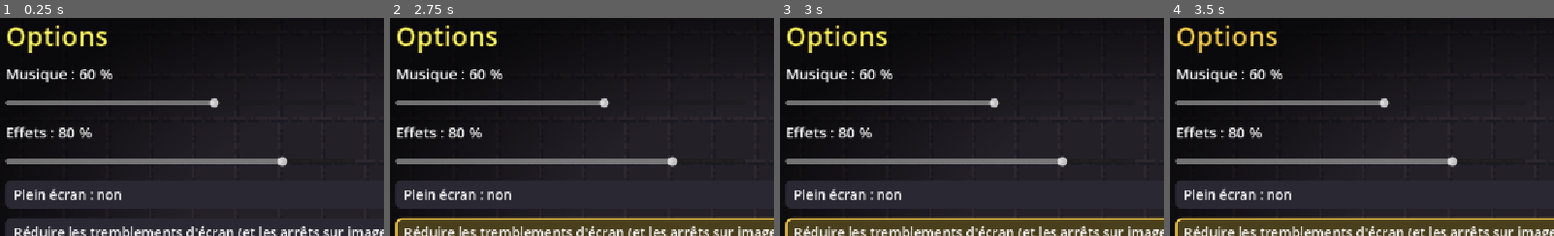
Above: before the commit, frames 1-4 (left to right).
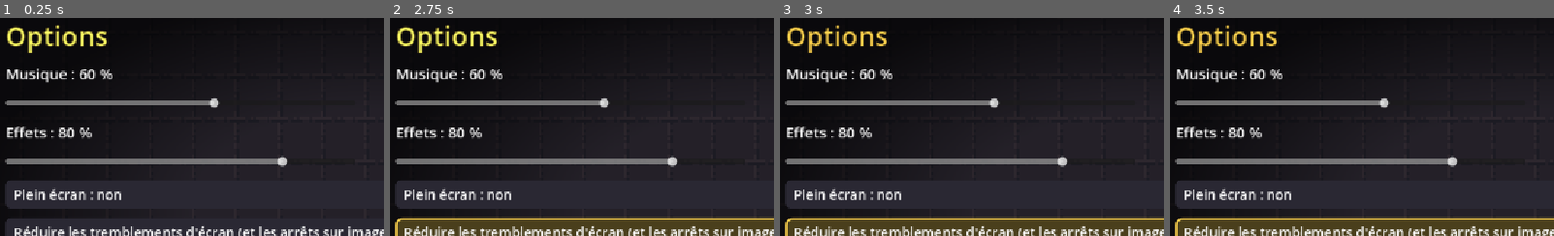
Above: after the commit, the same moments.

Repository: alexandrefelmy-dev/jackpot-donjon
Game: Godot game, scene res://scenes/options.tscn
Same seed, same stepped clock (60 frames per second), same inputs: the game is played once before the commit and once after it. This scene is started directly instead of the project's main scene.
Inputs:
- Up to frame 1 (0.25 s): no input
- Up to frame 2 (2.75 s): click "Plein écran : non" at 0.5 s; click "Plein écran : oui" at 1.25 s; click "Réduire les tremblements d'éc…" at 2 s
- Up to frame 3 (3 s): click "Réduire les flashs (et le pul…" at 2.75 s
- Up to frame 4 (3.5 s): no input
The pictures show only the part of the screen within x 2-52%, y 6-56%; the shares and areas given below are measured in that part.

Frames 1-2 are identical in both runs. In frame 3, 0.7% of the frame differs, in the area x 2-28%, y 3-16%; in frame 4, nothing differs.

Commit message:
v0.8 : corrections de la revue (tirage annoncé après l'arrêt des rouleaux, rebonds coupés, tr() sur les gains, levier typé, options écrites à la fermeture, néon des options), état actuel
Co-Authored-By: Claude Sonnet 5.5 <noreply@anthropic.com>

Diff:
--- a/scenes/combat.gd
+++ b/scenes/combat.gd
@@ -58,7 +58,7 @@
 var texte_pv_joueur: Label
 var texte_or: Label
 var texte_fin: Label
-var bouton_levier: Button
+var bouton_levier: LevierMachine
 var bouton_continuer: Button
 var texte_journal: RichTextLabel
 var texte_graine: Label
@@ -91,6 +91,8 @@
 var _bandes: Array[Array] = []
 var _decalages: Array[float] = []
 var _en_rotation: Array[bool] = []
+## Le rebond de chaque rouleau à son arrêt (un seul à la fois par rouleau).
+var _rebonds: Dictionary = {}
 ## Instant d'arrêt de chaque rouleau (secondes après le levier, voir ChronologieRouleaux).
 var _arrets: Array[float] = []
 var _temps_animation: float = 0.0
@@ -298,7 +300,7 @@
 		_decalages[i] += VITESSE_DEFILEMENT * facteur * delta
 		_placer_bande(i)
 	if not encore:
-		_terminer_animation()
+		_terminer_animation(false)
 
 
 ## Place les icônes de la bande du rouleau `index` ; une icône qui ressort en haut change de symbole.
@@ -323,7 +325,10 @@
 	var case_grille := cases[index]
 	case_grille.offset_transform_enabled = true
 	case_grille.offset_transform_position = Vector2(0, -12)
+	if _rebonds.has(index):
+		(_rebonds[index] as Tween).kill()
 	var rebond := case_grille.create_tween()
+	_rebonds[index] = rebond
 	rebond.tween_property(case_grille, "offset_transform_position", Vector2.ZERO, 0.18).set_trans(Tween.TRANS_BOUNCE).set_ease(Tween.EASE_OUT)
 
 
@@ -332,11 +337,16 @@
 		meuble.definir_ampoules(Ampoules.Mode.REPOS)
 
 
-## Finit l'animation tout de suite (tous les rouleaux arrêtés) puis affiche ce qui attendait.
-func _terminer_animation() -> void:
+## Finit l'animation tout de suite (tous les rouleaux arrêtés) puis affiche ce qui attendait. Quand on la coupe
+## avant la fin (Espace), les rebonds en cours sont coupés aussi ; à la fin naturelle le dernier finit de rebondir.
+func _terminer_animation(couper_les_rebonds: bool = true) -> void:
 	if not animation_en_cours:
 		return
 	animation_en_cours = false
+	if couper_les_rebonds:
+		for rebond: Tween in _rebonds.values():
+			rebond.kill()
+		_rebonds.clear()
 	meuble.definir_ampoules(Ampoules.Mode.REPOS)
 	for i in cases.size():
 		_en_rotation[i] = false
@@ -349,8 +359,12 @@
 		presentation.call()
 
 
-## Les rouleaux sont affichés mais pas encore appliqués : on peut relancer ou valider.
+## Les rouleaux sont affichés mais pas encore appliqués : on peut relancer ou valider. Pendant qu'ils s'arrêtent,
+## rien n'est annoncé (ni combo, ni boutons) : c'est fait une fois le dernier rouleau arrêté.
 func _attendre_validation() -> void:
+	if animation_en_cours:
+		_presentation = _attendre_validation
+		return
 	_afficher_apercu()
 	_rafraichir()
 
@@ -363,8 +377,7 @@
 		Son.jouer(&"rouleaux")
 		_dessiner_grille()
 		_animer_rouleaux()
-		_afficher_apercu()
-		_rafraichir()
+		_attendre_validation()
 
 
 ## Cinquième as, étape 1 : on active le choix du rouleau à garder (un second clic annule).
@@ -392,8 +405,7 @@
 		Son.jouer(&"rouleaux")
 		_dessiner_grille()
 		_animer_rouleaux()
-		_afficher_apercu()
-		_rafraichir()
+		_attendre_validation()
 
 
 func _choisir_mise(index: int) -> void:
--- a/scenes/options.gd
+++ b/scenes/options.gd
@@ -16,6 +16,7 @@
 var bouton_retour: Button
 var texte_credits: Label
 var texte_message: Label
+var titre_options: Label
 const DELAI_SAUVEGARDE := 0.5
 ## Écrit le fichier une demi-seconde après le dernier changement (relancé à chaque cran de curseur).
 var _minuteur_sauvegarde: Timer
@@ -60,6 +61,7 @@
 	options.plein_ecran = case_plein_ecran.button_pressed
 	options.reduire_tremblements = case_tremblements.button_pressed
 	options.reduire_flashs = case_flashs.button_pressed
+	Cartes.regler_neon(titre_options)
 	GameState.appliquer_options()
 	_minuteur_sauvegarde.start()
 	_rafraichir()
@@ -69,9 +71,20 @@
 	texte_message.text = "" if GameState.sauver_options() else tr("Les options n'ont pas pu être enregistrées.")
 
 
-## Un changement encore en attente d'écriture quand on quitte l'écran est écrit tout de suite.
+## Un changement encore en attente d'écriture quand on quitte l'écran, ou quand on ferme la fenêtre, est écrit
+## tout de suite.
 func _exit_tree() -> void:
+	_sauvegarder_si_en_attente()
+
+
+func _notification(quoi: int) -> void:
+	if quoi == NOTIFICATION_WM_CLOSE_REQUEST:
+		_sauvegarder_si_en_attente()
+
+
+func _sauvegarder_si_en_attente() -> void:
 	if _minuteur_sauvegarde != null and not _minuteur_sauvegarde.is_stopped():
+		_minuteur_sauvegarde.stop()
 		GameState.sauver_options()
 
 
@@ -106,6 +119,7 @@
 	titre.text = tr("Options")
 	titre.add_theme_font_size_override("font_size", 40)
 	Habillage.titre(titre)
+	titre_options = titre
 	page.add_child(titre)
 
 	texte_musique = Label.new()
--- a/scripts/ui/cartes.gd
+++ b/scripts/ui/cartes.gd
@@ -155,5 +155,15 @@
 	var materiau := ShaderMaterial.new()
 	materiau.shader = _shader_neon
 	materiau.set_shader_parameter("couleur_halo", couleur_halo)
-	materiau.set_shader_parameter("amplitude", 0.0 if Impacts.flashs_reduits() else 0.35)
 	controle.material = materiau
+	regler_neon(controle)
+
+
+## Remet l'amplitude du pulsement d'un néon selon l'option « Réduire les flashs » (à rappeler si elle change
+## pendant que le néon est affiché).
+static func regler_neon(controle: CanvasItem) -> void:
+	if controle == null:
+		return
+	var materiau := controle.material as ShaderMaterial
+	if materiau != null:
+		materiau.set_shader_parameter("amplitude", 0.0 if Impacts.flashs_reduits() else 0.35)
--- a/scripts/ui/impacts.gd
+++ b/scripts/ui/impacts.gd
@@ -157,11 +157,11 @@
 	if pv_joueur_apres < pv_joueur_avant:
 		liste.append({"texte": "-%d" % (pv_joueur_avant - pv_joueur_apres), "couleur": COULEUR_SUBIS, "lieu": "joueur"})
 	if resultat.total("soin") > 0:
-		liste.append({"texte": "+%d PV" % resultat.total("soin"), "couleur": COULEUR_SOIN, "lieu": "joueur"})
+		liste.append({"texte": String(TranslationServer.translate("+%d PV")) % resultat.total("soin"), "couleur": COULEUR_SOIN, "lieu": "joueur"})
 	if resultat.total("armure") > 0:
 		liste.append({"texte": "+%d" % resultat.total("armure"), "couleur": COULEUR_ARMURE, "lieu": "joueur"})
 	if resultat.total("or") > 0:
-		liste.append({"texte": "+%d or" % resultat.total("or"), "couleur": COULEUR_OR, "lieu": "or"})
+		liste.append({"texte": String(TranslationServer.translate("+%d or")) % resultat.total("or"), "couleur": COULEUR_OR, "lieu": "or"})
 	return liste
 
 
--- a/tests/test_interface.gd
+++ b/tests/test_interface.gd
@@ -501,6 +501,8 @@
 	reglages.case_tremblements.button_pressed = true
 	reglages.case_flashs.button_pressed = true
 	verifier(GameState.options.reduire_tremblements and GameState.options.reduire_flashs, "les cases d'accessibilité changent les options")
+	var neon_titre := reglages.titre_options.material as ShaderMaterial
+	verifier(neon_titre != null and is_zero_approx(float(neon_titre.get_shader_parameter("amplitude"))), "« Réduire les flashs » coupe tout de suite le pulsement du titre néon")
 	reglages.bouton_credits.pressed.emit()
 	verifier(reglages.texte_credits.visible, "« Crédits » affiche les crédits")
 	verifier_dans_la_fenetre(reglages.texte_credits, "texte des crédits")
@@ -579,6 +581,20 @@
 	verifier(anime.combat.numero_tour == tour_apres + 1 or anime.combat.est_fini(), "…sans jouer un tour de plus (un seul tour par tirage)")
 	anime.forcer_animation = false
 
+	# Avec une relique de relance, le tirage n'est annoncé (journal, boutons) qu'une fois le dernier rouleau arrêté.
+	GameState.nouvelle_partie()
+	GameState.partie.ajouter_relique(Reliques.charger(&"de_pipe"))
+	aller_au_combat()
+	await _attendre()
+	var avec_relance: Control = current_scene
+	avec_relance.forcer_animation = true
+	avec_relance._tirer()
+	verifier(avec_relance.animation_en_cours and avec_relance.combat.tirage_en_attente, "avec le Dé pipé, le tirage attend sa validation pendant que les rouleaux tournent")
+	verifier(not avec_relance.ligne_relance.visible and not avec_relance.texte_journal.text.contains("Tirage affiché"), "…mais rien n'est annoncé tant qu'ils tournent (ni boutons, ni combo dans le journal)")
+	avec_relance._terminer_animation()
+	verifier(avec_relance.ligne_relance.visible and avec_relance.texte_journal.text.contains("Tirage affiché"), "…une fois les rouleaux arrêtés, le tirage et les boutons Valider / relance apparaissent")
+	avec_relance.forcer_animation = false
+
 	# Le menu et les options ne touchent pas à ce que le profil de test contient.
 	GameState.en_partie = false
 
Not shown, changed: CLAUDE.md
